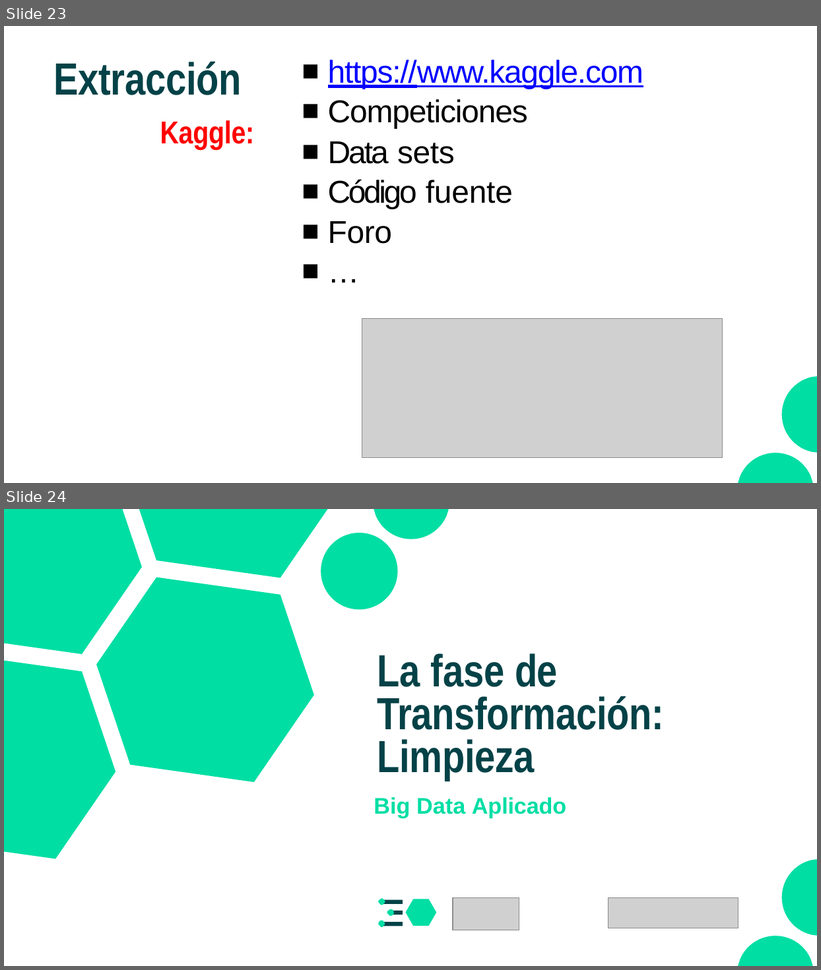
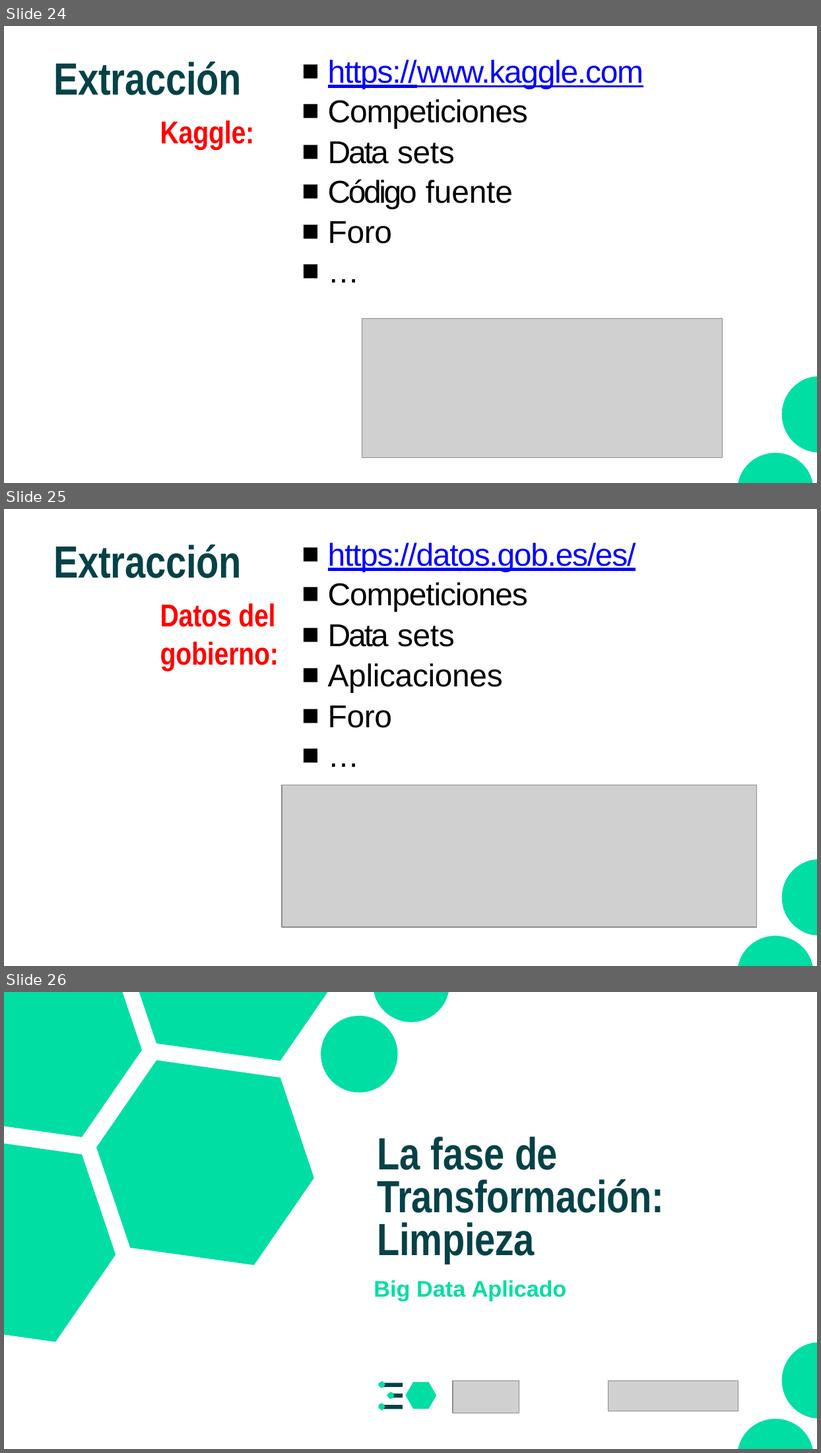
Before and after one commit to CodeWithJuancho/CE_IABD_BIU_SPS, a slide deck: BIU/UT1 - Fundamentos y Preparacion de datos/UT1_2/UT1_2 - Fundamentos y preparacion de datos.pptx. Shown one above the other, each under a label of ours: slides 23 and 24 before the commit, slides 24, 25 and 26 after it. The pictures are 821x970 and 821x1453 pixels, drawn with LibreOffice and Linux fonts; fonts in the diff are those of the drawing; grey boxes stand for pictures. Boxes give left, top, right and bottom in pixels: in the first picture for what was removed or moved away, otherwise in the second. Text is boxed around its words. In the diff, an @@ line names an element or a change of style, - is before the commit and + after.

```diff
--- a/BIU/UT1 - Fundamentos y Preparacion de datos/UT1_2/UT1_2 - Fundamentos y preparacion de datos.pptx
+++ b/BIU/UT1 - Fundamentos y Preparacion de datos/UT1_2/UT1_2 - Fundamentos y preparacion de datos.pptx
@@ slide 25 added at box(4, 509, 817, 966), background #FFFFFF @@
@@ title added at box(54, 544, 279, 671), 28 pt, text #FF0000, bold @@
+Extracción
+Datos del gobierno:
@@ text added at box(328, 543, 636, 728), 28 pt, text #000000 @@
+■ https://datos.gob.es/es/
+■ Competiciones
+■ Data sets
+■ Aplicaciones
+■ Foro
+■ …
@@ picture added at box(282, 786, 757, 927) @@
@@ freeform shape added at box(738, 859, 817, 966), fill #00DEA4 @@
@@ what was slide 23 is now slide 24 @@
@@ what was slide 24 is now slide 26 @@
```
Also in this commit, not shown: 6 other slides added, 41 other files.
